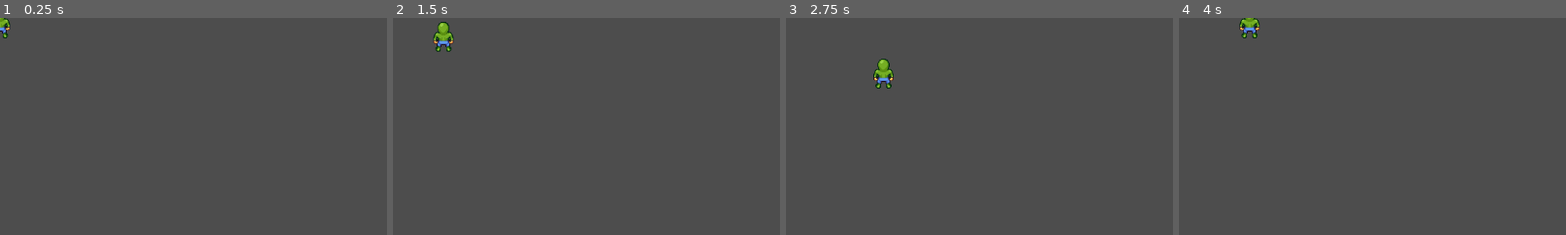
Above: before the commit, frames 1-4 (left to right).
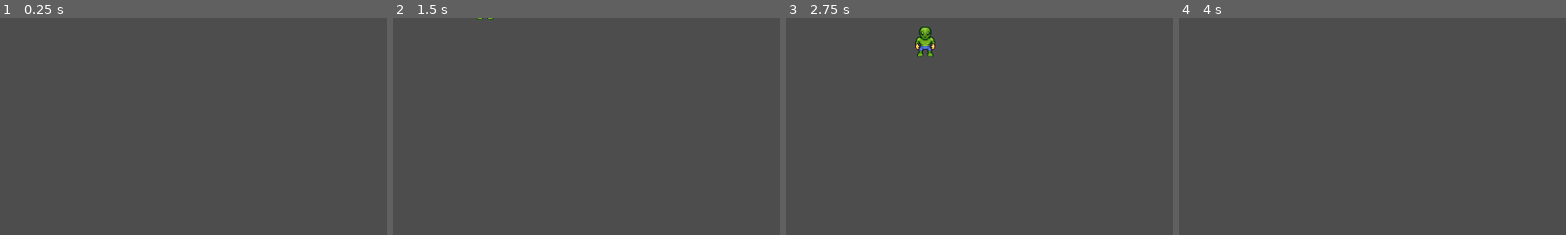
Above: after the commit, the same moments.

Repository: skspade/ngpfarm
Game: Godot game, scene res://node_2d.tscn
Two runs of this game, one before a commit and one after it. Both use one fixed random seed, a clock stepped at 60 frames per second and the inputs below.
Inputs:
- Up to frame 1 (0.25 s): no input
- Up to frame 2 (1.5 s): tap Enter at 0.5 s; hold Right (ui_right) 0.53-1.28 s; hold Down (ui_down) from 1.28 s (still down)
- Up to frame 3 (2.75 s): release Down (ui_down) at 2.03 s; hold Right (ui_right) from 2.03 s (still down)
- Up to frame 4 (4 s): release Right (ui_right) at 2.78 s; hold Up (ui_up) 2.78-3.53 s; hold Left (ui_left) from 3.53 s (still down)
The pictures show only the part of the screen within x 0-50%, y 0-50%; the shares and areas given below are measured in that part.

The runs differ from the first frame. In frame 1, 0.2% of the frame differs, in the area x 0-3%, y 0-10%; in frame 2, 0.5%; in frame 3, 1.0%, in the area x 22-39%, y 4-33%; in frame 4, 0.4%.
Error after the commit: Attempt to call function 'play' in base 'null instance' on a null instance. (res://scripts/player/player.gd:32)

Commit message:
Add player animations and update movement logic for directional walking

Diff:
--- a/node_2d.tscn
+++ b/node_2d.tscn
@@ -5,3 +5,4 @@
 [node name="Node2D" type="Node2D"]
 
 [node name="Player" parent="." instance=ExtResource("1_phird")]
+position = Vector2(62, -47)
--- a/player.tscn
+++ b/player.tscn
@@ -129,6 +129,150 @@
 atlas = ExtResource("2_2dvlf")
 region = Rect2(384, 0, 64, 64)
 
+[sub_resource type="AtlasTexture" id="AtlasTexture_vjin5"]
+atlas = ExtResource("2_2dvlf")
+region = Rect2(0, 640, 64, 64)
+
+[sub_resource type="AtlasTexture" id="AtlasTexture_gr7nn"]
+atlas = ExtResource("2_2dvlf")
+region = Rect2(64, 640, 64, 64)
+
+[sub_resource type="AtlasTexture" id="AtlasTexture_a6ehb"]
+atlas = ExtResource("2_2dvlf")
+region = Rect2(128, 640, 64, 64)
+
+[sub_resource type="AtlasTexture" id="AtlasTexture_jo60s"]
+atlas = ExtResource("2_2dvlf")
+region = Rect2(192, 640, 64, 64)
+
+[sub_resource type="AtlasTexture" id="AtlasTexture_xvkqx"]
+atlas = ExtResource("2_2dvlf")
+region = Rect2(256, 640, 64, 64)
+
+[sub_resource type="AtlasTexture" id="AtlasTexture_g8ow2"]
+atlas = ExtResource("2_2dvlf")
+region = Rect2(320, 640, 64, 64)
+
+[sub_resource type="AtlasTexture" id="AtlasTexture_42ada"]
+atlas = ExtResource("2_2dvlf")
+region = Rect2(384, 640, 64, 64)
+
+[sub_resource type="AtlasTexture" id="AtlasTexture_ivlip"]
+atlas = ExtResource("2_2dvlf")
+region = Rect2(448, 640, 64, 64)
+
+[sub_resource type="AtlasTexture" id="AtlasTexture_bk4qx"]
+atlas = ExtResource("2_2dvlf")
+region = Rect2(512, 640, 64, 64)
+
+[sub_resource type="AtlasTexture" id="AtlasTexture_k2u6k"]
+atlas = ExtResource("2_2dvlf")
+region = Rect2(0, 576, 64, 64)
+
+[sub_resource type="AtlasTexture" id="AtlasTexture_fu8cj"]
+atlas = ExtResource("2_2dvlf")
+region = Rect2(64, 576, 64, 64)
+
+[sub_resource type="AtlasTexture" id="AtlasTexture_rlgem"]
+atlas = ExtResource("2_2dvlf")
+region = Rect2(128, 576, 64, 64)
+
+[sub_resource type="AtlasTexture" id="AtlasTexture_6l0yl"]
+atlas = ExtResource("2_2dvlf")
+region = Rect2(192, 576, 64, 64)
+
+[sub_resource type="AtlasTexture" id="AtlasTexture_kcljb"]
+atlas = ExtResource("2_2dvlf")
+region = Rect2(256, 576, 64, 64)
+
+[sub_resource type="AtlasTexture" id="AtlasTexture_64cp8"]
+atlas = ExtResource("2_2dvlf")
+region = Rect2(320, 576, 64, 64)
+
+[sub_resource type="AtlasTexture" id="AtlasTexture_4eqrk"]
+atlas = ExtResource("2_2dvlf")
+region = Rect2(384, 576, 64, 64)
+
+[sub_resource type="AtlasTexture" id="AtlasTexture_0n5y6"]
+atlas = ExtResource("2_2dvlf")
+region = Rect2(448, 576, 64, 64)
+
+[sub_resource type="AtlasTexture" id="AtlasTexture_71rgk"]
+atlas = ExtResource("2_2dvlf")
+region = Rect2(512, 576, 64, 64)
+
+[sub_resource type="AtlasTexture" id="AtlasTexture_xhnbs"]
+atlas = ExtResource("2_2dvlf")
+region = Rect2(0, 704, 64, 64)
+
+[sub_resource type="AtlasTexture" id="AtlasTexture_3tui4"]
+atlas = ExtResource("2_2dvlf")
+region = Rect2(64, 704, 64, 64)
+
+[sub_resource type="AtlasTexture" id="AtlasTexture_vu6ro"]
+atlas = ExtResource("2_2dvlf")
+region = Rect2(128, 704, 64, 64)
+
+[sub_resource type="AtlasTexture" id="AtlasTexture_rtp0j"]
+atlas = ExtResource("2_2dvlf")
+region = Rect2(192, 704, 64, 64)
+
+[sub_resource type="AtlasTexture" id="AtlasTexture_nf4u2"]
+atlas = ExtResource("2_2dvlf")
+region = Rect2(256, 704, 64, 64)
+
+[sub_resource type="AtlasTexture" id="AtlasTexture_6tklj"]
+atlas = ExtResource("2_2dvlf")
+region = Rect2(320, 704, 64, 64)
+
+[sub_resource type="AtlasTexture" id="AtlasTexture_dd06j"]
+atlas = ExtResource("2_2dvlf")
+region = Rect2(384, 704, 64, 64)
+
+[sub_resource type="AtlasTexture" id="AtlasTexture_u06jh"]
+atlas = ExtResource("2_2dvlf")
+region = Rect2(448, 704, 64, 64)
+
+[sub_resource type="AtlasTexture" id="AtlasTexture_nrxel"]
+atlas = ExtResource("2_2dvlf")
+region = Rect2(512, 704, 64, 64)
+
+[sub_resource type="AtlasTexture" id="AtlasTexture_rjkvy"]
+atlas = ExtResource("2_2dvlf")
+region = Rect2(0, 512, 64, 64)
+
+[sub_resource type="AtlasTexture" id="AtlasTexture_1c2c5"]
+atlas = ExtResource("2_2dvlf")
+region = Rect2(64, 512, 64, 64)
+
+[sub_resource type="AtlasTexture" id="AtlasTexture_5owmb"]
+atlas = ExtResource("2_2dvlf")
+region = Rect2(128, 512, 64, 64)
+
+[sub_resource type="AtlasTexture" id="AtlasTexture_biu3l"]
+atlas = ExtResource("2_2dvlf")
+region = Rect2(192, 512, 64, 64)
+
+[sub_resource type="AtlasTexture" id="AtlasTexture_mfeua"]
+atlas = ExtResource("2_2dvlf")
+region = Rect2(256, 512, 64, 64)
+
+[sub_resource type="AtlasTexture" id="AtlasTexture_2gokj"]
+atlas = ExtResource("2_2dvlf")
+region = Rect2(320, 512, 64, 64)
+
+[sub_resource type="AtlasTexture" id="AtlasTexture_2mfp6"]
+atlas = ExtResource("2_2dvlf")
+region = Rect2(384, 512, 64, 64)
+
+[sub_resource type="AtlasTexture" id="AtlasTexture_7rjo6"]
+atlas = ExtResource("2_2dvlf")
+region = Rect2(448, 512, 64, 64)
+
+[sub_resource type="AtlasTexture" id="AtlasTexture_sjgj6"]
+atlas = ExtResource("2_2dvlf")
+region = Rect2(512, 512, 64, 64)
+
 [sub_resource type="SpriteFrames" id="SpriteFrames_m24np"]
 animations = [{
 "frames": [{
@@ -243,6 +387,134 @@
 "loop": true,
 "name": &"idle_up",
 "speed": 7.0
+}, {
+"frames": [{
+"duration": 1.0,
+"texture": SubResource("AtlasTexture_vjin5")
+}, {
+"duration": 1.0,
+"texture": SubResource("AtlasTexture_gr7nn")
+}, {
+"duration": 1.0,
+"texture": SubResource("AtlasTexture_a6ehb")
+}, {
+"duration": 1.0,
+"texture": SubResource("AtlasTexture_jo60s")
+}, {
+"duration": 1.0,
+"texture": SubResource("AtlasTexture_xvkqx")
+}, {
+"duration": 1.0,
+"texture": SubResource("AtlasTexture_g8ow2")
+}, {
+"duration": 1.0,
+"texture": SubResource("AtlasTexture_42ada")
+}, {
+"duration": 1.0,
+"texture": SubResource("AtlasTexture_ivlip")
+}, {
+"duration": 1.0,
+"texture": SubResource("AtlasTexture_bk4qx")
+}],
+"loop": true,
+"name": &"walk_down",
+"speed": 9.0
+}, {
+"frames": [{
+"duration": 1.0,
+"texture": SubResource("AtlasTexture_k2u6k")
+}, {
+"duration": 1.0,
+"texture": SubResource("AtlasTexture_fu8cj")
+}, {
+"duration": 1.0,
+"texture": SubResource("AtlasTexture_rlgem")
+}, {
+"duration": 1.0,
+"texture": SubResource("AtlasTexture_6l0yl")
+}, {
+"duration": 1.0,
+"texture": SubResource("AtlasTexture_kcljb")
+}, {
+"duration": 1.0,
+"texture": SubResource("AtlasTexture_64cp8")
+}, {
+"duration": 1.0,
+"texture": SubResource("AtlasTexture_4eqrk")
+}, {
+"duration": 1.0,
+"texture": SubResource("AtlasTexture_0n5y6")
+}, {
+"duration": 1.0,
+"texture": SubResource("AtlasTexture_71rgk")
+}],
+"loop": true,
+"name": &"walk_left",
+"speed": 5.0
+}, {
+"frames": [{
+"duration": 1.0,
+"texture": SubResource("AtlasTexture_xhnbs")
+}, {
+"duration": 1.0,
+"texture": SubResource("AtlasTexture_3tui4")
+}, {
+"duration": 1.0,
+"texture": SubResource("AtlasTexture_vu6ro")
+}, {
+"duration": 1.0,
+"texture": SubResource("AtlasTexture_rtp0j")
+}, {
+"duration": 1.0,
+"texture": SubResource("AtlasTexture_nf4u2")
+}, {
+"duration": 1.0,
+"texture": SubResource("AtlasTexture_6tklj")
+}, {
+"duration": 1.0,
+"texture": SubResource("AtlasTexture_dd06j")
+}, {
+"duration": 1.0,
+"texture": SubResource("AtlasTexture_u06jh")
+}, {
+"duration": 1.0,
+"texture": SubResource("AtlasTexture_nrxel")
+}],
+"loop": true,
+"name": &"walk_right",
+"speed": 9.0
+}, {
+"frames": [{
+"duration": 1.0,
+"texture": SubResource("AtlasTexture_rjkvy")
+}, {
+"duration": 1.0,
+"texture": SubResource("AtlasTexture_1c2c5")
+}, {
+"duration": 1.0,
+"texture": SubResource("AtlasTexture_5owmb")
+}, {
+"duration": 1.0,
+"texture": SubResource("AtlasTexture_biu3l")
+}, {
+"duration": 1.0,
+"texture": SubResource("AtlasTexture_mfeua")
+}, {
+"duration": 1.0,
+"texture": SubResource("AtlasTexture_2gokj")
+}, {
+"duration": 1.0,
+"texture": SubResource("AtlasTexture_2mfp6")
+}, {
+"duration": 1.0,
+"texture": SubResource("AtlasTexture_7rjo6")
+}, {
+"duration": 1.0,
+"texture": SubResource("AtlasTexture_sjgj6")
+}],
+"loop": true,
+"name": &"walk_up",
+"speed": 9.0
 }]
 
 [node name="Player" type="CharacterBody2D"]
@@ -254,5 +526,4 @@
 
 [node name="AnimatedSprite2D" type="AnimatedSprite2D" parent="."]
 sprite_frames = SubResource("SpriteFrames_m24np")
-animation = &"idle_up"
-frame_progress = 0.744524
+animation = &"walk_down"
--- a/scripts/player/player.gd
+++ b/scripts/player/player.gd
@@ -3,6 +3,9 @@
 
 # Movement speed in pixels per second
 var speed = 100
+
+# Track last direction for idle animation
+var last_direction = Vector2.DOWN
 
 # Called every physics frame to handle movement
 func _physics_process(_delta):
@@ -21,3 +24,32 @@
 
 	# Apply the movement using Godot's built-in physics system
 	move_and_slide()
+	update_animation(input_vector)
+
+func update_animation(input_vector):
+	# If there's no input, set the animation to idle
+	if input_vector == Vector2.ZERO:
+		$AnimatedSprite.play("idle_" + getInputVectorName(last_direction))
+	else:
+		# If there's input, set the animation to walk
+		$AnimatedSprite.play("walk_" + getInputVectorName(input_vector))
+
+	# Update the last direction for idle animation
+	if input_vector != Vector2.ZERO:
+		last_direction = input_vector
+
+	# Set the animation direction based on the last direction
+	$AnimatedSprite.animation = "walk_" + getInputVectorName(last_direction)
+
+
+func getInputVectorName(input_vector):
+	if input_vector == Vector2.UP:
+		return "up"
+	elif input_vector == Vector2.DOWN:
+		return "down"
+	elif input_vector == Vector2.LEFT:
+		return "left"
+	elif input_vector == Vector2.RIGHT:
+		return "right"
+	else:
+		return ""
Not shown, added: assets/sheet-credits.txt
Not shown: 1 places in player.tscn that only renumber resources
